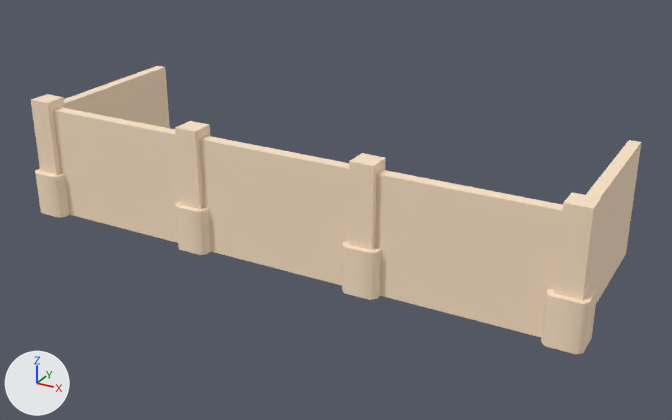
The glTF model assets/kenney/citysuburban/fence-1x3.glb: old version first, new version second.
One viewpoint serves both versions: a 50 mm lens placed at (0.928, -1.644, 0.876), pointed at (0.04, -0.03, 0.069). Lighting does not change. The marker at lower left points along +X, +Y and +Z. The picture after the commit comes second.

The first picture shows 'fence-1x3'.
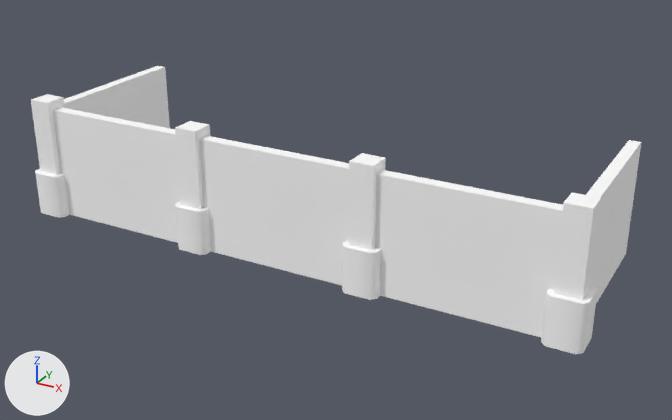
Where the change shows, as pixel boxes (x1, y1, x2, y2) in the pictures (672 x 420 px):
'fence-1x3', recoloured: (31, 66, 641, 354) in both

The change, as a diff of the scene's bpy script:
```diff
--- a/assets/kenney/citysuburban/fence-1x3.glb.py
+++ b/assets/kenney/citysuburban/fence-1x3.glb.py
@@ mat_colormap_031 @@
+mat_colormap_031 = principled_material('colormap.031')
+mat_colormap_031.base_color = (1.0, 1.0, 1.0)  # white #ffffff
+mat_colormap_031.roughness = 1.0
@@ me_fence_1x3 @@
 me_fence_1x3.from_pydata(...)  # 136 vertices, 204 faces; spans x -0.638..0.638, y -0.238..0.2, z 0.0..0.27
-me_fence_1x3.materials.append(mat_colormap)
+me_fence_1x3.materials.append(mat_colormap_031)  # white #ffffff
```
